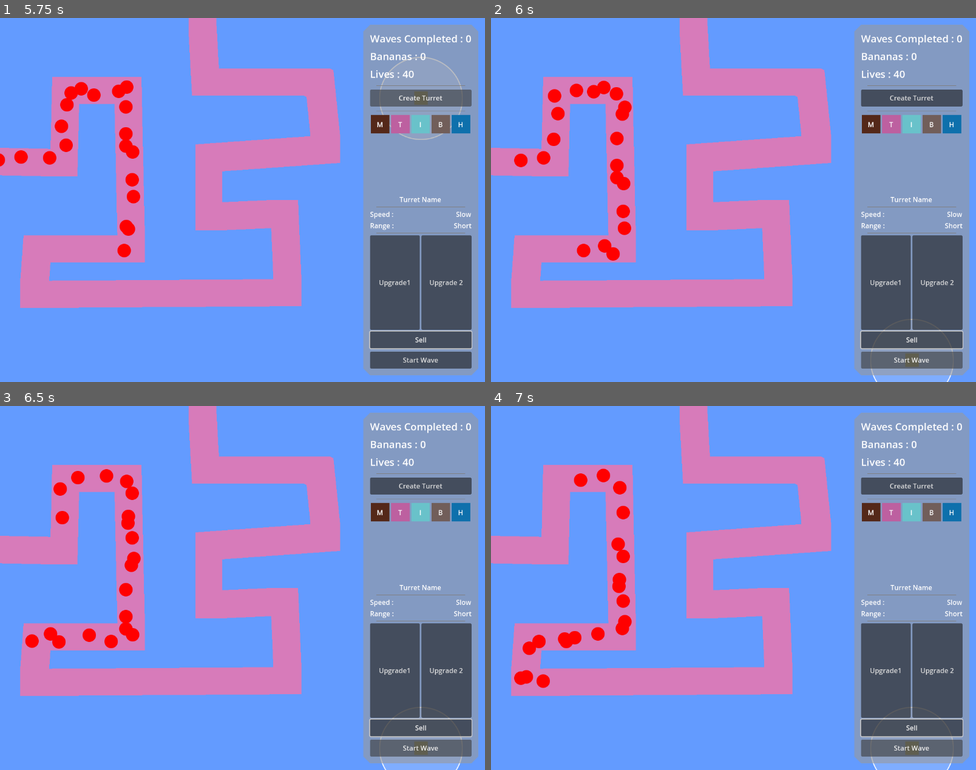
Above: before the commit, frames 1-4 (two rows, left to right).
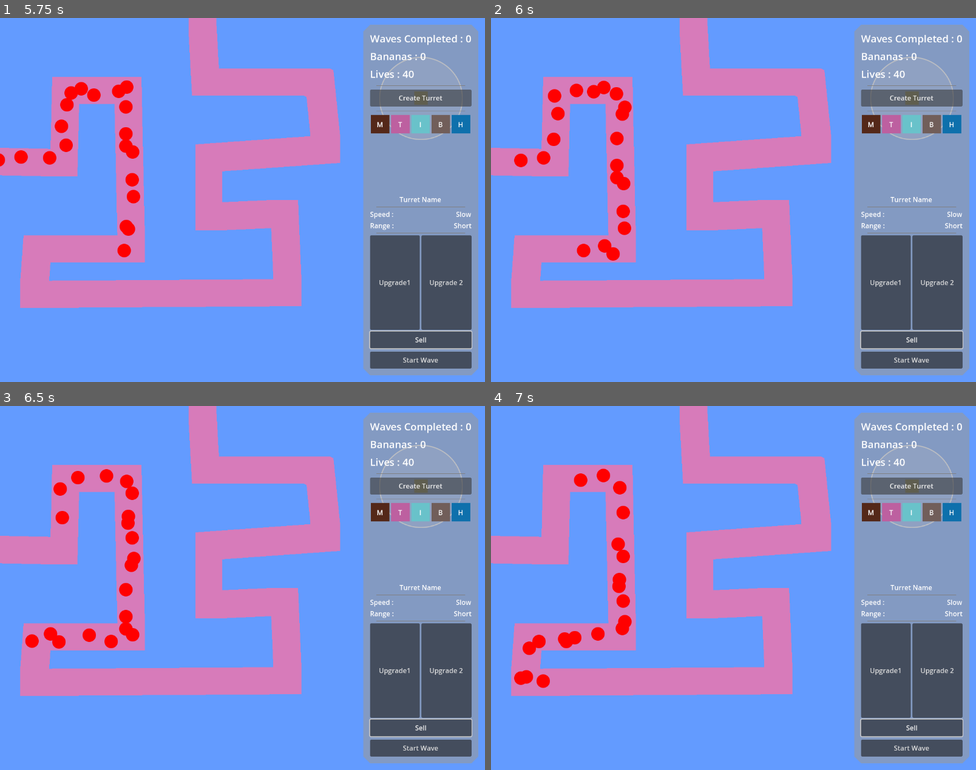
Above: after the commit, the same moments.

Repository: ZibelineDev/bloons_project
Game: Godot game, scene res://scenes/game/game.tscn
Same seed, same stepped clock (60 frames per second), same inputs: the game is played once before the commit and once after it.
Inputs (mouse positions are in pixels of both pictures, inside the frame that each line leads up to; where the layout moved, square brackets give the same spot in the first picture):
- Up to frame 1 (5.75 s): click "Upgrade1" at 0.5 s; click "Upgrade 2" at 1.25 s; click "Sell" at 2 s; click "Start Wave" at 2.75 s; click "Start Wave" at 3.5 s; click "Create Turret" at 4.25 s; click "Create Turret" at 5 s
- Up to frame 2 (6 s): click (912, 98) [912, 360] at 5.75 s
- Up to frame 3 (6.5 s): no input
- Up to frame 4 (7 s): click (912, 486) [912, 748] at 6.5 s

Frame 1 is identical in both runs. In frame 2, 0.6% of the frame differs, in the area x 78-96%, y 10-100%; in frame 3, 0.6%; in frame 4, 0.6%.

Commit message:
📦🚧 Working on Monkey Update II

Diff:
--- a/components/turret/turret.gd
+++ b/components/turret/turret.gd
@@ -2,6 +2,7 @@
 
 
 static var scene : String = "uid://dv7ks0wr8gaga"
+static var selected_turret : Turret = null
 
 
 var ghosted : bool = true
@@ -18,6 +19,7 @@
 	selected = false
 	range_indicator.visible = true
 	(%TurretCollision as CollisionShape2D).disabled = true
+	(%Button as Button).pressed.connect(on_pressed)
 
 
 func _physics_process(delta : float) -> void :
@@ -28,6 +30,24 @@
 
 	else :
 		cooldown_progress -= delta
+
+
+func on_pressed() -> void :
+	if ghosted : return
+	select()
+
+
+func select() -> void :
+	if selected_turret != self :
+		if selected_turret != null :
+			selected_turret.deselect()
+	selected_turret = self
+	range_indicator.visible = true
+
+
+func deselect() -> void :
+	range_indicator.visible = false
+	selected_turret = null
 
 
 static func create_ghost() -> Turret :
--- a/components/turret/turret.tscn
+++ b/components/turret/turret.tscn
@@ -11,6 +11,7 @@
 size = Vector2(32, 32)
 
 [node name="Turret" type="CharacterBody2D"]
+input_pickable = true
 script = ExtResource("1_csn5j")
 
 [node name="Sprite2D" type="Sprite2D" parent="."]
@@ -41,3 +42,12 @@
 [node name="TurretCollision" type="CollisionShape2D" parent="."]
 unique_name_in_owner = true
 shape = SubResource("RectangleShape2D_csn5j")
+
+[node name="Button" type="Button" parent="."]
+unique_name_in_owner = true
+offset_left = -16.0
+offset_top = -16.0
+offset_right = 16.0
+offset_bottom = 16.0
+focus_mode = 0
+flat = true
--- a/project.godot
+++ b/project.godot
@@ -38,6 +38,7 @@
 "res://assets/": "red",
 "res://autoloads/": "gray",
 "res://components/": "orange",
+"res://resources/": "green",
 "res://scenes/": "blue",
 "res://scenes/game/": "gray",
 "res://scenes/user_interface/": "green"
--- /dev/null
+++ b/resources/turrets/turret.gd
@@ -0,0 +1,8 @@
+class_name RTurret extends Resource
+
+
+@export var name : String = "Please Rename Me 🎈"
+@export var cost : int = 250
+@export var attack_type : int = 0
+@export var cooldown : float = 0.5
+@export var range : float = 250.0
--- /dev/null
+++ b/scenes/turret_info/turret_info.gd
@@ -0,0 +1,24 @@
+class_name TurretInfo extends VBoxContainer
+
+static var ref : TurretInfo
+
+func _init() -> void :
+	ref = self
+
+
+@onready var turret_name: Label = %TurretName
+@onready var range_value: Label = %RangeValue
+@onready var upgrade_1: Button = %Upgrade1
+@onready var upgrade_2: Button = %Upgrade2
+
+
+func _ready() -> void :
+	pass
+
+
+func select() -> void :
+	visible = true
+
+
+func deselect() -> void :
+	visible = false
--- /dev/null
+++ b/scenes/turret_info/turret_info.tscn
@@ -0,0 +1,81 @@
+[gd_scene load_steps=2 format=3 uid="uid://bqarudu2l5vn7"]
+
+[ext_resource type="Script" uid="uid://cnemnvkeyt0i4" path="res://scenes/turret_info/turret_info.gd" id="1_frd0q"]
+
+[node name="TurretInfo" type="VBoxContainer"]
+script = ExtResource("1_frd0q")
+
+[node name="TurretName" type="Label" parent="."]
+unique_name_in_owner = true
+layout_mode = 2
+text = "Turret Name"
+horizontal_alignment = 1
+
+[node name="MarginContainer3" type="MarginContainer" parent="."]
+layout_mode = 2
+theme_override_constants/margin_left = 16
+theme_override_constants/margin_right = 16
+
+[node name="HSeparator" type="HSeparator" parent="MarginContainer3"]
+layout_mode = 2
+
+[node name="SpeedLabels" type="HBoxContainer" parent="."]
+layout_mode = 2
+
+[node name="Speed" type="Label" parent="SpeedLabels"]
+layout_mode = 2
+text = "Speed :"
+
+[node name="Space" type="Control" parent="SpeedLabels"]
+layout_mode = 2
+size_flags_horizontal = 3
+
+[node name="SpeedValue" type="Label" parent="SpeedLabels"]
+unique_name_in_owner = true
+layout_mode = 2
+text = "Slow"
+
+[node name="RangeLabels" type="HBoxContainer" parent="."]
+layout_mode = 2
+
+[node name="Range" type="Label" parent="RangeLabels"]
+layout_mode = 2
+text = "Range : "
+
+[node name="Space" type="Control" parent="RangeLabels"]
+layout_mode = 2
+size_flags_horizontal = 3
+
+[node name="RangeValue" type="Label" parent="RangeLabels"]
+unique_name_in_owner = true
+layout_mode = 2
+text = "Short"
+
+[node name="MarginContainer4" type="MarginContainer" parent="."]
+layout_mode = 2
+theme_override_constants/margin_left = 16
+theme_override_constants/margin_right = 16
+
+[node name="HSeparator" type="HSeparator" parent="MarginContainer4"]
+layout_mode = 2
+
+[node name="UpgradeButtons" type="HBoxContainer" parent="."]
+custom_minimum_size = Vector2(0, 224)
+layout_mode = 2
+
+[node name="Upgrade1" type="Button" parent="UpgradeButtons"]
+unique_name_in_owner = true
+layout_mode = 2
+size_flags_horizontal = 3
+text = "Upgrade1"
+
+[node name="Upgrade2" type="Button" parent="UpgradeButtons"]
+unique_name_in_owner = true
+layout_mode = 2
+size_flags_horizontal = 3
+text = "Upgrade 2"
+
+[node name="SellButton" type="Button" parent="."]
+custom_minimum_size = Vector2(0, 40)
+layout_mode = 2
+text = "Sell"
--- a/scenes/user_interface/user_interface.tscn
+++ b/scenes/user_interface/user_interface.tscn
@@ -7,6 +7,7 @@
 [ext_resource type="StyleBox" uid="uid://cuhtjcphdy0uq" path="res://assets/styles/panel_style.tres" id="2_pvt6f"]
 [ext_resource type="Script" uid="uid://c50s11rutbtsj" path="res://scenes/user_interface/wave_button.gd" id="4_2dtu1"]
 [ext_resource type="Texture2D" uid="uid://c3p8eikgvro2q" path="res://assets/textures/turret_placeholder.png" id="6_6xuti"]
+[ext_resource type="PackedScene" uid="uid://bqarudu2l5vn7" path="res://scenes/turret_info/turret_info.tscn" id="7_flq3v"]
 
 [node name="UserInterface" type="HBoxContainer"]
 anchors_preset = 15
@@ -240,80 +241,9 @@
 layout_mode = 2
 size_flags_vertical = 3
 
-[node name="TurretInfo" type="VBoxContainer" parent="RightPanel/PanelContainer/MarginContainer/VBoxContainer"]
-unique_name_in_owner = true
-layout_mode = 2
-
-[node name="TurretName" type="Label" parent="RightPanel/PanelContainer/MarginContainer/VBoxContainer/TurretInfo"]
-unique_name_in_owner = true
-layout_mode = 2
-text = "Turret Name"
-horizontal_alignment = 1
-
-[node name="MarginContainer3" type="MarginContainer" parent="RightPanel/PanelContainer/MarginContainer/VBoxContainer/TurretInfo"]
-layout_mode = 2
-theme_override_constants/margin_left = 16
-theme_override_constants/margin_right = 16
-
-[node name="HSeparator" type="HSeparator" parent="RightPanel/PanelContainer/MarginContainer/VBoxContainer/TurretInfo/MarginContainer3"]
-layout_mode = 2
-
-[node name="SpeedLabels" type="HBoxContainer" parent="RightPanel/PanelContainer/MarginContainer/VBoxContainer/TurretInfo"]
-layout_mode = 2
-
-[node name="Speed" type="Label" parent="RightPanel/PanelContainer/MarginContainer/VBoxContainer/TurretInfo/SpeedLabels"]
-layout_mode = 2
-text = "Speed : "
-
-[node name="Space" type="Control" parent="RightPanel/PanelContainer/MarginContainer/VBoxContainer/TurretInfo/SpeedLabels"]
-layout_mode = 2
-size_flags_horizontal = 3
-
-[node name="SpeedValue" type="Label" parent="RightPanel/PanelContainer/MarginContainer/VBoxContainer/TurretInfo/SpeedLabels"]
-layout_mode = 2
-text = "Slow"
-
-[node name="RangeLabels" type="HBoxContainer" parent="RightPanel/PanelContainer/MarginContainer/VBoxContainer/TurretInfo"]
-layout_mode = 2
-
-[node name="Range" type="Label" parent="RightPanel/PanelContainer/MarginContainer/VBoxContainer/TurretInfo/RangeLabels"]
-layout_mode = 2
-text = "Range : "
-
-[node name="Space" type="Control" parent="RightPanel/PanelContainer/MarginContainer/VBoxContainer/TurretInfo/RangeLabels"]
-layout_mode = 2
-size_flags_horizontal = 3
-
-[node name="RangeValue" type="Label" parent="RightPanel/PanelContainer/MarginContainer/VBoxContainer/TurretInfo/RangeLabels"]
-layout_mode = 2
-text = "Short"
-
-[node name="MarginContainer4" type="MarginContainer" parent="RightPanel/PanelContainer/MarginContainer/VBoxContainer/TurretInfo"]
-layout_mode = 2
-theme_override_constants/margin_left = 16
-theme_override_constants/margin_right = 16
-
-[node name="HSeparator" type="HSeparator" parent="RightPanel/PanelContainer/MarginContainer/VBoxContainer/TurretInfo/MarginContainer4"]
-layout_mode = 2
-
-[node name="UpgradeButtons" type="HBoxContainer" parent="RightPanel/PanelContainer/MarginContainer/VBoxContainer/TurretInfo"]
-custom_minimum_size = Vector2(0, 224)
-layout_mode = 2
-
-[node name="Upgrade1" type="Button" parent="RightPanel/PanelContainer/MarginContainer/VBoxContainer/TurretInfo/UpgradeButtons"]
-layout_mode = 2
-size_flags_horizontal = 3
-text = "Upgrade1"
-
-[node name="Upgrade2" type="Button" parent="RightPanel/PanelContainer/MarginContainer/VBoxContainer/TurretInfo/UpgradeButtons"]
-layout_mode = 2
-size_flags_horizontal = 3
-text = "Upgrade 2"
-
-[node name="SellButton" type="Button" parent="RightPanel/PanelContainer/MarginContainer/VBoxContainer/TurretInfo"]
-custom_minimum_size = Vector2(0, 40)
-layout_mode = 2
-text = "Sell"
+[node name="TurretInfo" parent="RightPanel/PanelContainer/MarginContainer/VBoxContainer" instance=ExtResource("7_flq3v")]
+unique_name_in_owner = true
+layout_mode = 2
 
 [node name="WaveButton" type="Button" parent="RightPanel/PanelContainer/MarginContainer/VBoxContainer"]
 unique_name_in_owner = true
Not shown, added: resources/turrets/turret.gd.uid
Not shown, added: scenes/turret_info/turret_info.gd.uid
Not shown: 1 places in scenes/user_interface/user_interface.tscn that only renumber resources
